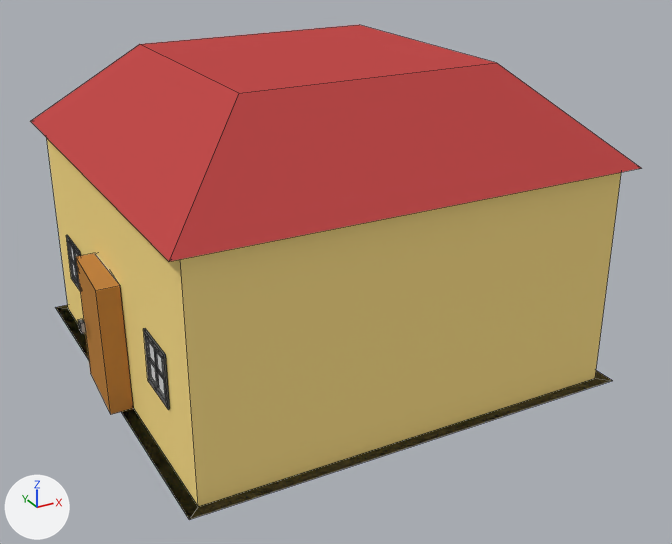
A saved change to the Blender file Assets/Models/casa1.blend.
One viewpoint serves both versions: a 50 mm lens placed at (-3.71, -7.21, 4.29), pointed at (0.07, -0.35, 0.86). Every picture has the same lights, and +X, +Y and +Z are marked at lower left. Mesh edges are drawn as thin lines.

The older version as bpy lines, for what is in view:
```python
me_plane = bpy.data.meshes.new('Plane')
me_plane.from_pydata(...)  # 252 vertices, 240 faces; spans x -1.07..1.0, y -1.0..1.0, z 0.0..2.79
me_plane.materials.append(mat_mat_colors)  # picture img_lowpoly_tex_png
ob_plane = bpy.data.objects.new('Plane', me_plane)
ob_plane.location = (0.0, 0.0, 0.0)
ob_plane.scale = (2.03, 1.98, 1.0)
```
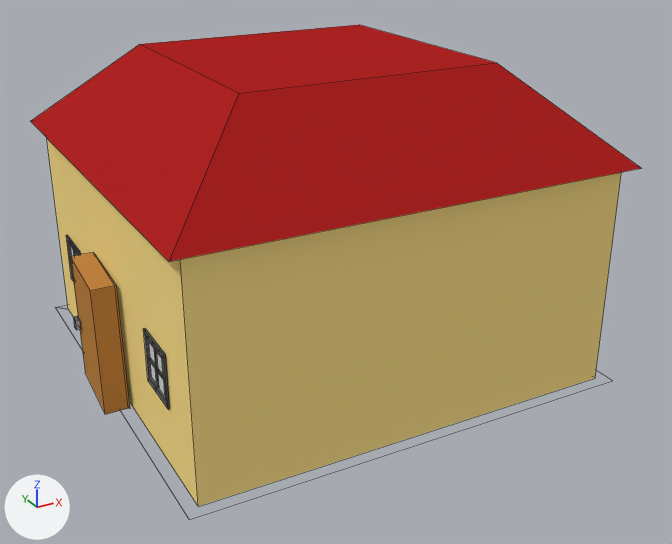
Location of each change, (x1, y1, x2, y2) in pixels of the pictures (672 x 544 px; the box of a moved part takes in the faces that stretch with it):
'Plane', reshaped: before (31, 25, 641, 519); after (31, 25, 641, 506)
part 1 of me_plane, moved or reshaped: before (78, 319, 86, 333); after (73, 316, 81, 330)
part 2 of me_plane, moved or reshaped: before (55, 253, 613, 519); after (70, 252, 130, 415)
part 3 of me_plane, surface changed: (31, 25, 641, 261) in both

The change in detail:
me_plane is used by ob_plane; location (0.0, 0.0, 0.0); scale (2.03, 1.98, 1.0).
me_plane had 252 vertices, 240 faces and spanned x -1.07..1.0, y -1.0..1.0, z 0.0..2.79.
me_plane now has 268 vertices, 249 faces and spans x -1.08..1.0, y -1.0..1.0, z 0.0..2.79.
me_plane part 1: the loose piece of 8 vertices spanning x -1.07..-1.05, y 0.1..0.14, z 0.54..0.63 is moved by (-0.01, 0.05, -0.01).
Part 2, on me_plane:
12 vertices are removed from x -1.05..1.0, y -1.0..1.0, z 0.0..1.16.
23 faces are deleted.
1 vertex moves from x -0.93, y 0.21, z 1.16 to x -0.95, y 0.22, z 1.17.
21 vertices are added at x -1.07..-0.95, y -1.0..1.0, z 0.0..1.17.
7 new vertices lie (0.0, 0.0, 1.15) away from vertices in x -1.07..-0.96, y -0.17, z 0.0..0.01.
32 new faces join them.
me_plane part 3: 5 kept faces spanning x -1.0..1.0, y -1.0..1.0, z 2.0..2.79 get new texture (UV) coordinates.
